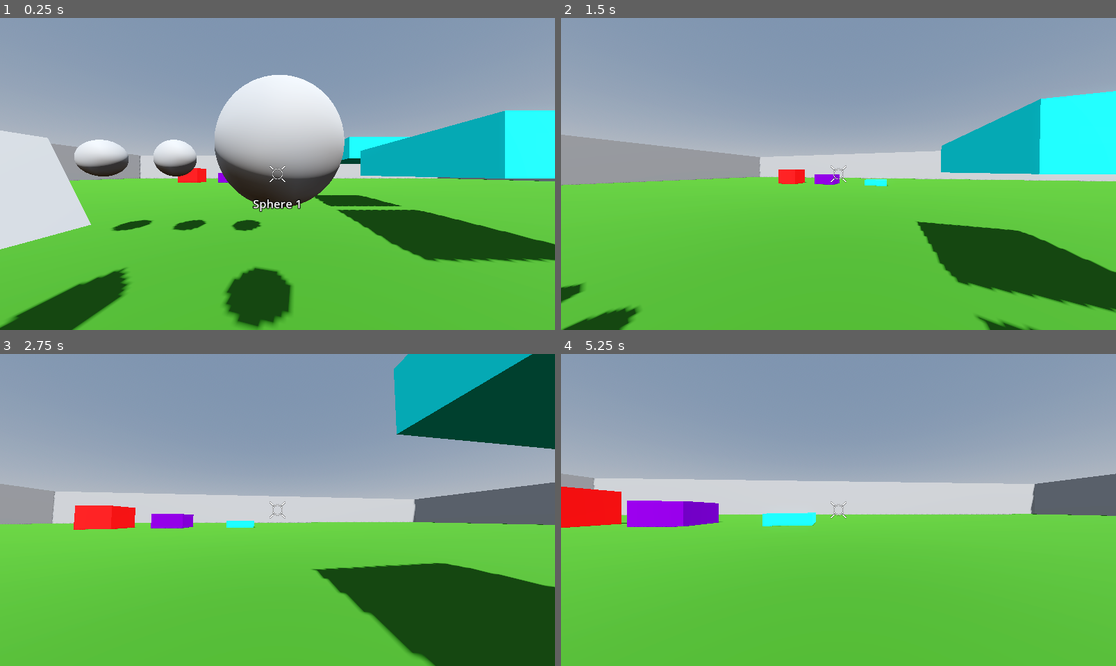
Above: before the commit, frames 1-4 (two rows, left to right).
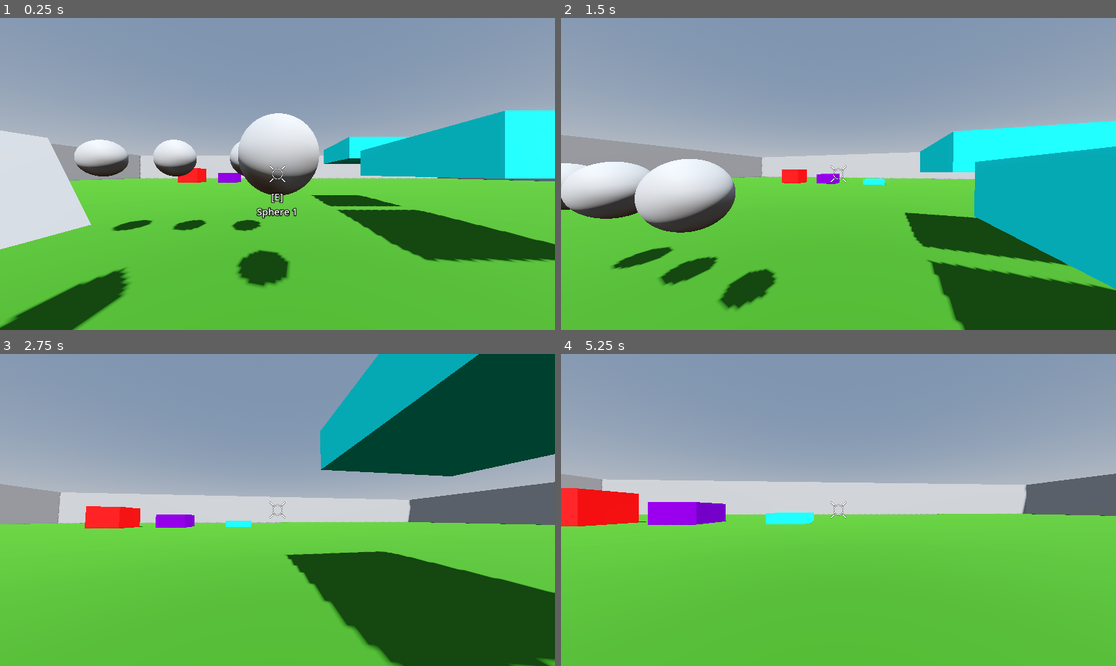
Above: after the commit, the same moments.

Repository: lestercantor/godot-3d-practice
Game: Godot game, scene res://World/world.tscn
Same seed, same stepped clock (60 frames per second), same inputs: the game is played once before the commit and once after it.
Inputs (mouse positions are in pixels of both pictures, inside the frame that each line leads up to):
- Up to frame 1 (0.25 s): no input
- Up to frame 2 (1.5 s): move the mouse to (866, 174) at 0.52 s; hold E (Interact) 0.53-1.28 s; hold W (up) from 0.53 s (still down); tap Space (jump) at 0.77 s; move the mouse to (810, 174) at 1.27 s; tap E (Interact) at 1.35 s
- Up to frame 3 (2.75 s): keep holding W (up); tap Space (jump) at 1.52 s; move the mouse to (288, 503) at 2.02 s; hold Ctrl (crouch) from 2.03 s (still down); tap E (Interact) at 2.3 s
- Up to frame 4 (5.25 s): keep holding W (up); move the mouse to (832, 516) at 2.77 s; release Ctrl (crouch) at 2.78 s; tap Shift (sprint) at 2.85 s; tap Space (jump) at 3.02, 3.77, 4.52 s; tap E (Interact) at 3.05, 4.35 s; move the mouse to (877, 513) at 3.52 s; hold E (Interact) 3.53-4.28 s; move the mouse to (794, 506) at 4.27 s; move the mouse to (844, 510) at 5.02 s; hold Ctrl (crouch) from 5.03 s (still down)

The runs differ from the first frame. In frame 1, 8.3% of the frame differs, in the area x 38-63%, y 18-100%; in frame 2, 25%, in the area x 0-100%, y 23-100%; in frame 3, 12%; in frame 4, 1.8%.

Commit message:
added key to prompt text so player knows

Diff:
--- a/Interactables/Interactable Objects/BaseInteract.gd
+++ b/Interactables/Interactable Objects/BaseInteract.gd
@@ -3,6 +3,14 @@
 
 @export var interact_name: String = ""
 
+# Get the key on the keyboard that is assigned to the interact input event
+var interact_key: String = InputMap.action_get_events("Interact")[0].as_text_physical_keycode()
+
 func on_interact(body) -> void:
 	print(body.name + " interacted with " + self.name)
 	queue_free()
+
+# STRING INTERPOLATION - where %s is a placeholder, and the variables inside the square brackets
+# are used in place of the %s in that order
+func get_prompt() -> String:
+	return "[%s]\n%s" % [interact_key, interact_name]
--- a/Interactables/PlayerInteractRay/interaction_ray.gd
+++ b/Interactables/PlayerInteractRay/interaction_ray.gd
@@ -20,13 +20,13 @@
 		# Check if the object the raycast is colliding with has the "Interactable" class
 		var collider = get_collider()
 		if collider is Interactable:
-			print(collider.interact_name + " is interactable")
+			#print(collider.interact_name + " is interactable " + collider.get_prompt())
 			# Set already_colliding to true so that it doesn't get called every frame
 			already_colliding = true
 			# Emit the signal that the raycast has collided with something and pass the interactable object
 			start_colliding.emit(collider)
 			prompt.set_visible(true)
-			prompt.text = collider.interact_name
+			prompt.text = collider.get_prompt()
 
 	# Check when the player has looked away from the interactable object
 	# Emit the signal that the raycast has stopped and set already_colliding to false so it's not called every frame
--- a/Interactables/PlayerInteractRay/interaction_ray.tscn
+++ b/Interactables/PlayerInteractRay/interaction_ray.tscn
@@ -24,7 +24,7 @@
 size_flags_horizontal = 4
 theme_override_colors/font_outline_color = Color(0, 0, 0, 1)
 theme_override_constants/outline_size = 6
-theme_override_font_sizes/font_size = 24
+theme_override_font_sizes/font_size = 20
 text = "Prompt
 [KEY]"
 horizontal_alignment = 1
--- a/World/world.tscn
+++ b/World/world.tscn
@@ -109,7 +109,7 @@
 interact_name = "Sphere 2"
 
 [node name="TestInteractable4" parent="." instance=ExtResource("1_5jvjg")]
-transform = Transform3D(1, 0, 0, 0, 1, 0, 0, 0, 1, -5.33911, 2.03314, 0)
+transform = Transform3D(1, 0, 0, 0, 1, 0, 0, 0, 1, -5.33911, 2.03314, -0.678904)
 interact_name = "Sphere 1"
 
 [node name="DirectionalLight3D" type="DirectionalLight3D" parent="."]
